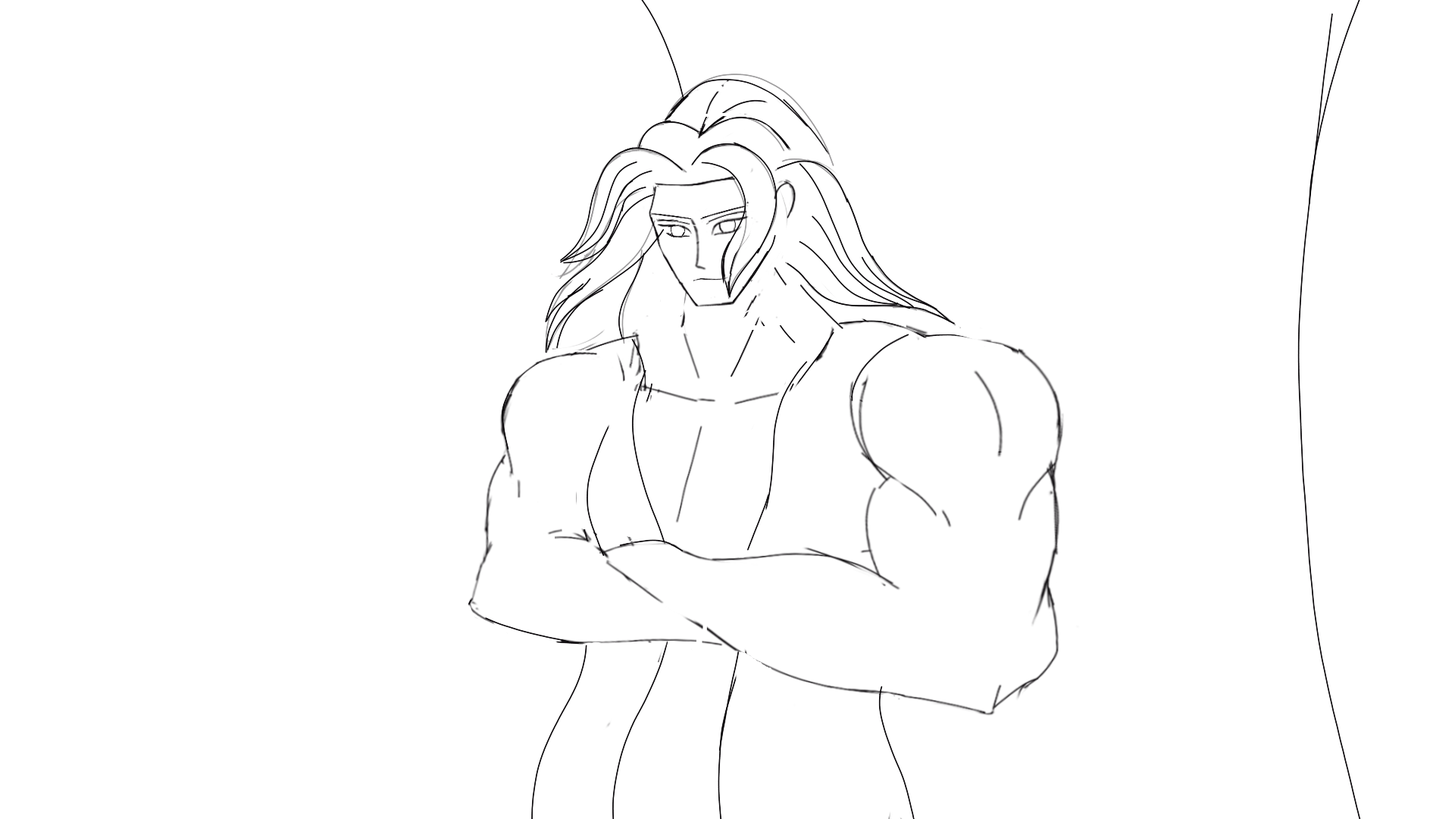
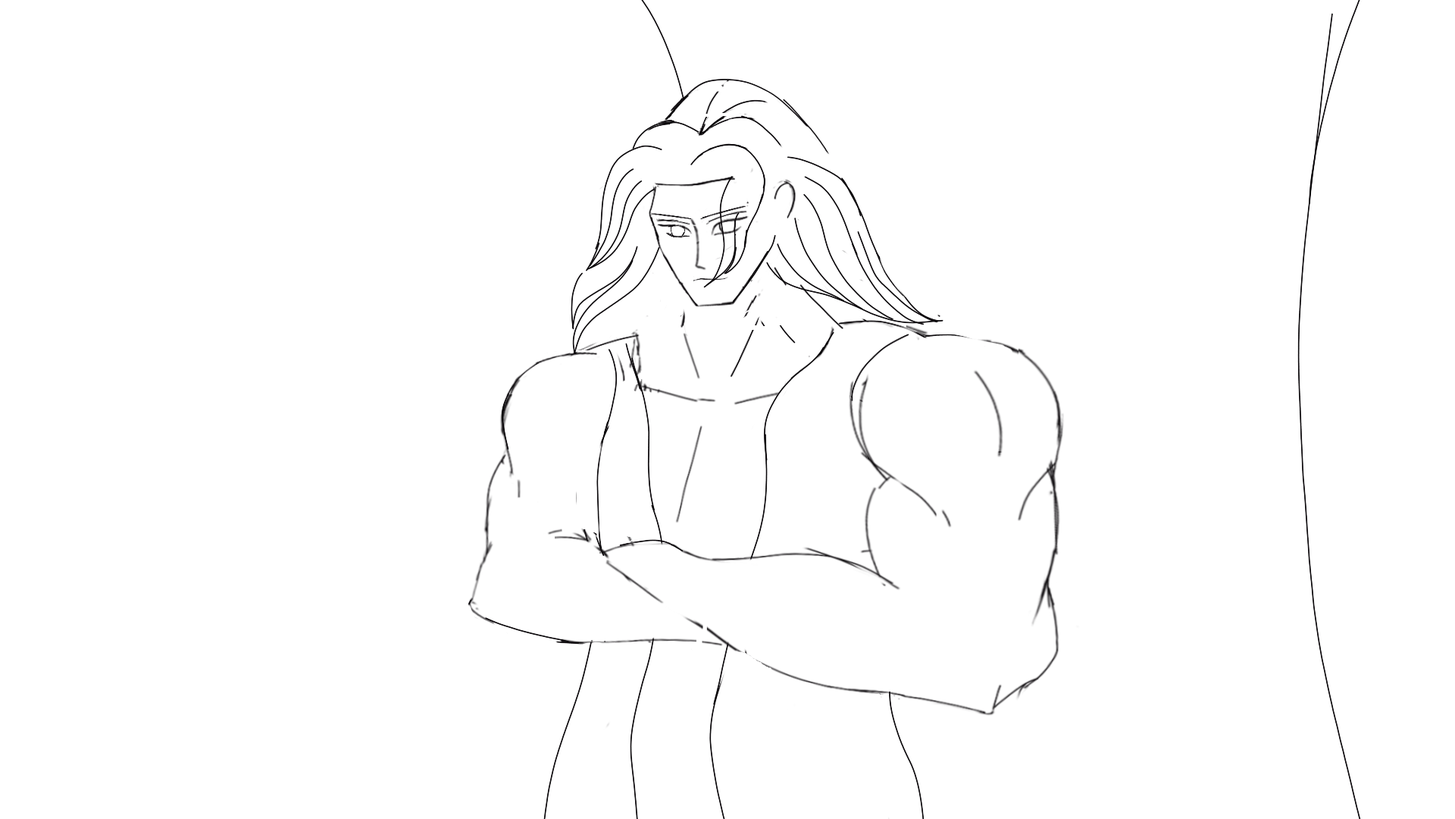
Layers edited between the first and the second 1455x819 image:
hid "Paint Layer 6" over [544, 73, 962, 437]
painted on "Hair" over [544, 73, 983, 389]
painted on "Shirt" over [531, 291, 962, 819]
